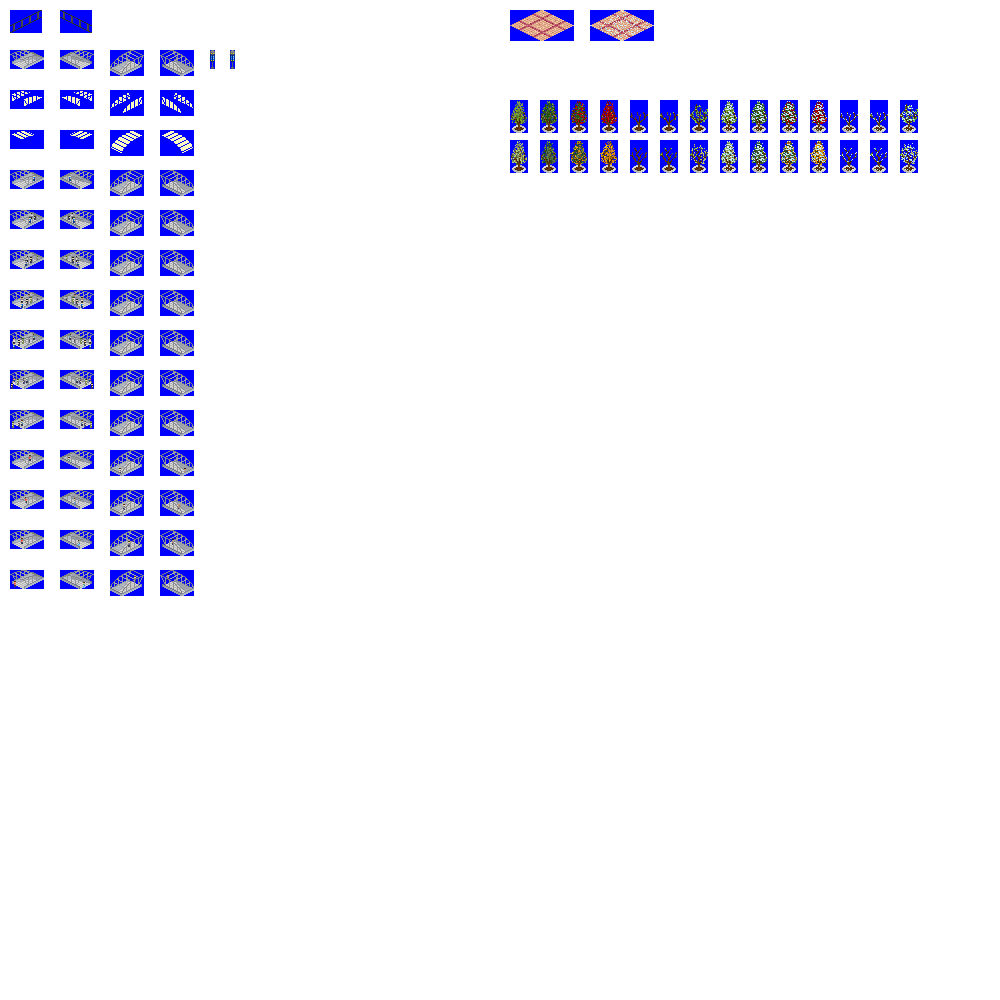
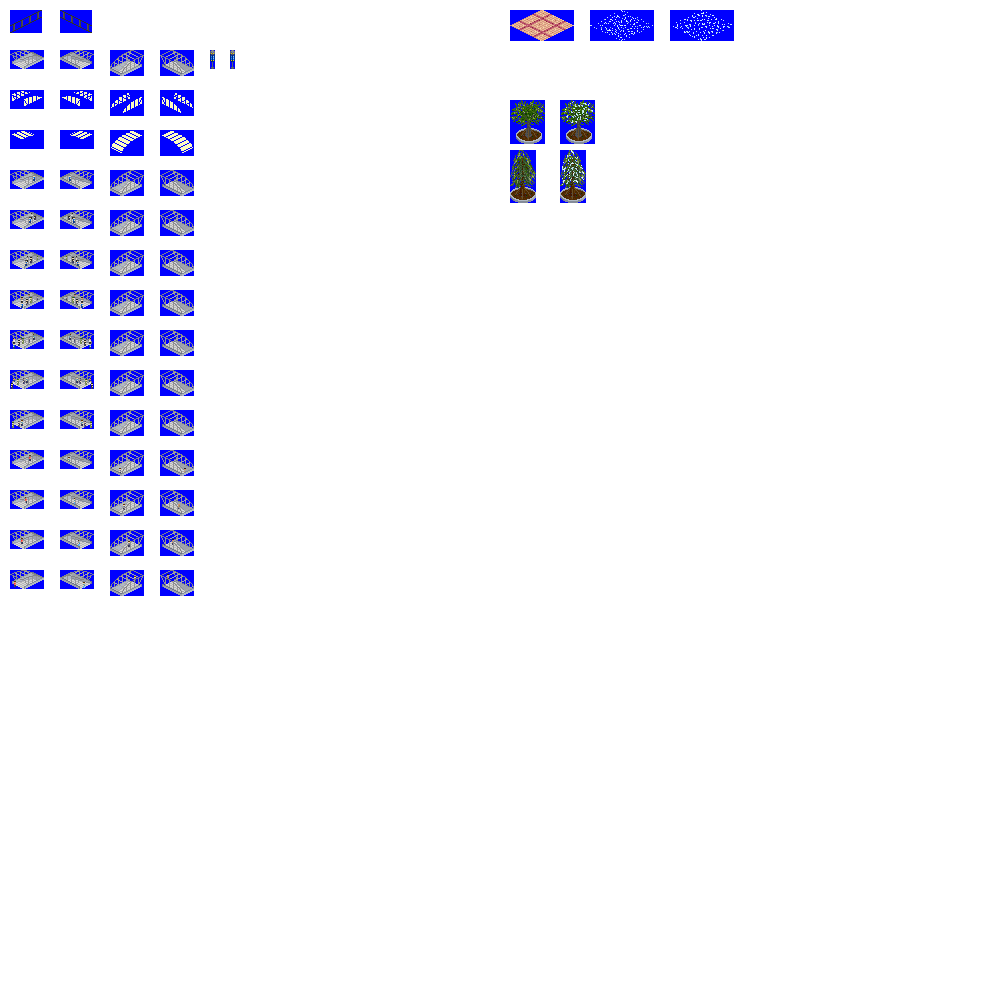
Revision of a layered 1000x1000 image; what changed, layer by layer:
painted on "layer1" over left=562, top=10, right=917, bottom=185
painted on "sprites" over left=510, top=10, right=918, bottom=203
painted on "배경" over left=510, top=10, right=918, bottom=203
